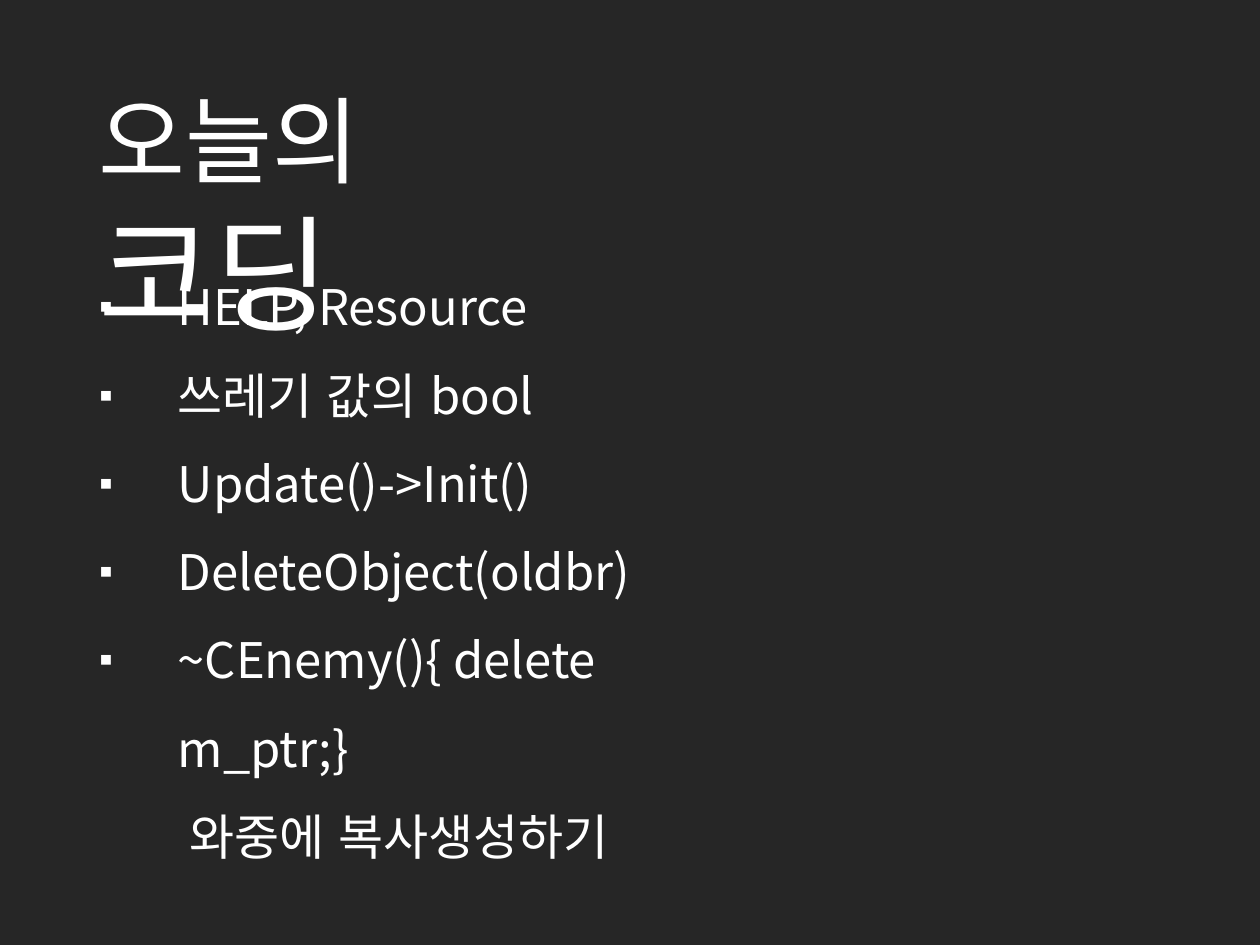
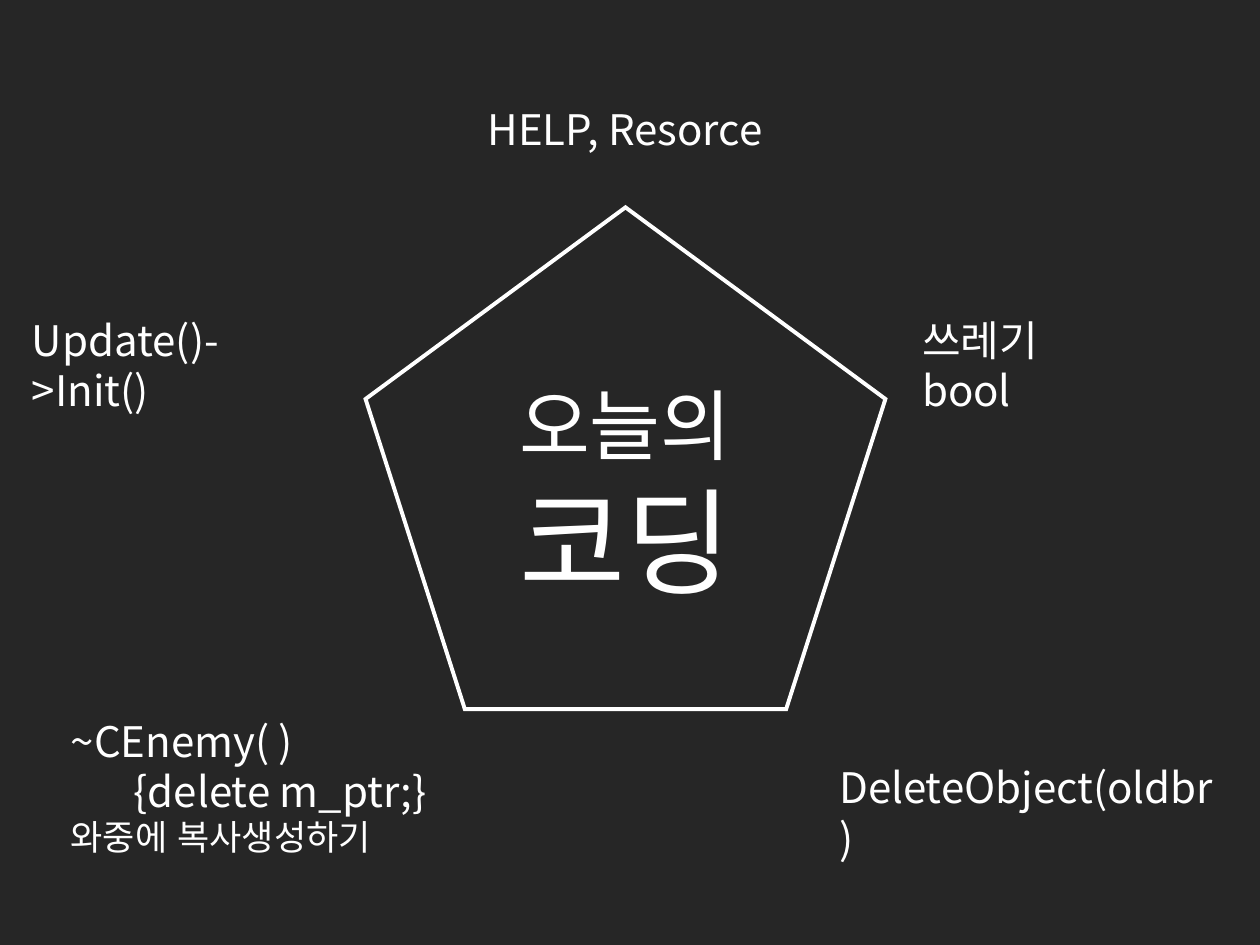
Before and after one commit to cmTEJAVA/Satellite, a slide deck: slide 13 of 발표자료/API 텀프로젝트 발표자료.pptx. Drawn at 1260x945 pixels with LibreOffice and Linux fonts; fonts in the diff are those of the drawing. Boxes give left, top, right and bottom in pixels: in the first picture for what was removed or moved away, otherwise in the second. Text is boxed around its words. In the diff, an @@ line names an element or a change of style, - is before the commit and + after.

```diff
--- a/발표자료/API 텀프로젝트 발표자료.pptx
+++ b/발표자료/API 텀프로젝트 발표자료.pptx
@@ text added at (488,114,762,153), 24 pt, text #FFFFFF @@
+HELP, Resorce
@@ pentagon added at (365,208,886,709), outline #FFFFFF 2.25 pt @@
@@ text added at (32,322,219,414), 24 pt, text #FFFFFF @@
+Update()->Init()
@@ text added at (922,321,1038,407), 24 pt, text #FFFFFF @@
+쓰레기 bool
@@ text at (519,390,731,594): text changed; size 54 to 44 pt @@
-오늘의 코딩
+오늘의
+코딩
@@ text "~CEnemy( )": place and size @@
-text "~CEnemy( )" at (178,276,630,859)
+text "~CEnemy( )" at (71,723,427,853)
@@ text at (71,723,427,817): text changed; size 28 to 24 pt @@
-▪ HELP, Resource
-▪ 쓰레기 값의 bool
-▪ Update()->Init()
-▪ DeleteObject(oldbr)
-▪ ~CEnemy(){ delete m_ptr;}
+~CEnemy( )
+{delete m_ptr;}
@@ text added at (839,769,1213,813), 24 pt, text #FFFFFF @@
+DeleteObject(oldbr)
@@ text at (71,815,370,853): size 28 to 20 pt in "와중에 복사생성하기"; line spacing 1.5 to 1 @@
```
Also in this commit, not shown: 6 other slides changed, 1 slide added, 1 slide removed.
